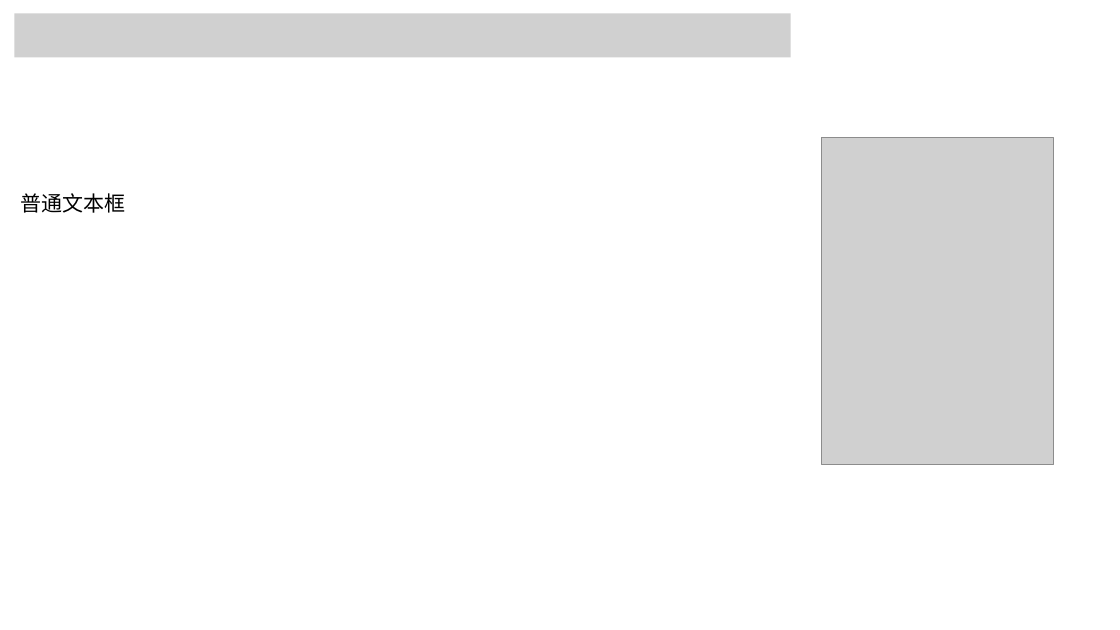
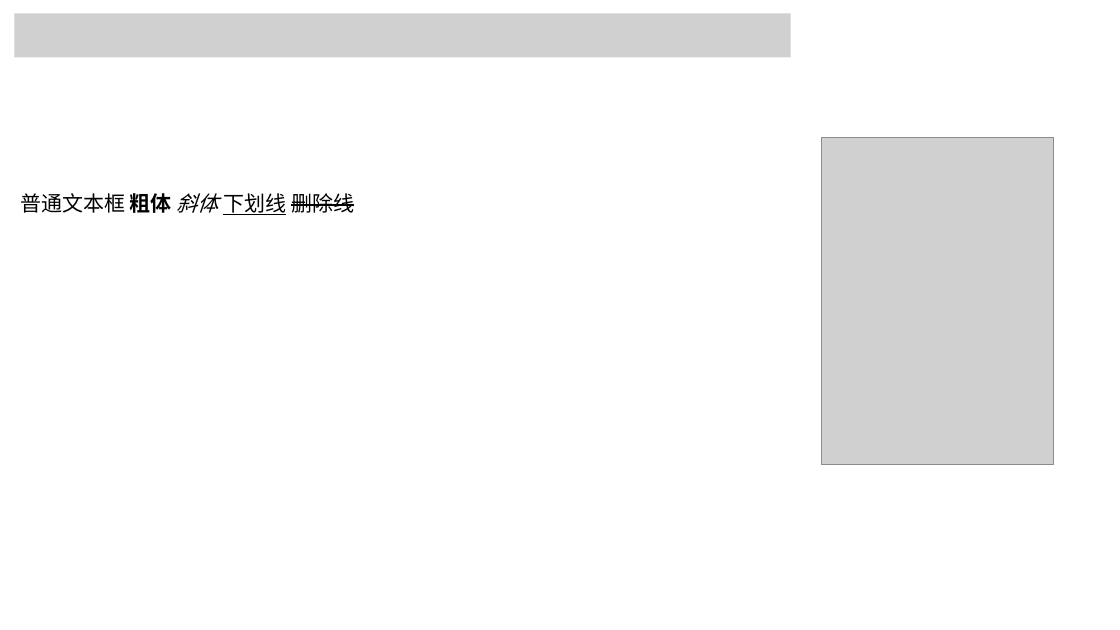
Before and after one commit to ttanyan/DocMindLens, a slide deck: slide 4 of demo/pptx/powerpoint_sample.pptx. Drawn at 1120x630 pixels with LibreOffice and Linux fonts; fonts in the diff are those of the drawing; grey boxes stand for pictures. Boxes give left, top, right and bottom in pixels: in the first picture for what was removed or moved away, otherwise in the second. Text is boxed around its words. In the diff, an @@ line names an element or a change of style, - is before the commit and + after.

Commit message:
fix: 修复pptx普通文本框缺失富文本的问题，xlsx公式锚点问题

```diff
--- a/demo/pptx/powerpoint_sample.pptx
+++ b/demo/pptx/powerpoint_sample.pptx
@@ text at (20,193,354,215): text changed @@
-普通文本框
+普通文本框 粗体 斜体 下划线 删除线
```
Also in this commit, not shown: 2 other files.
